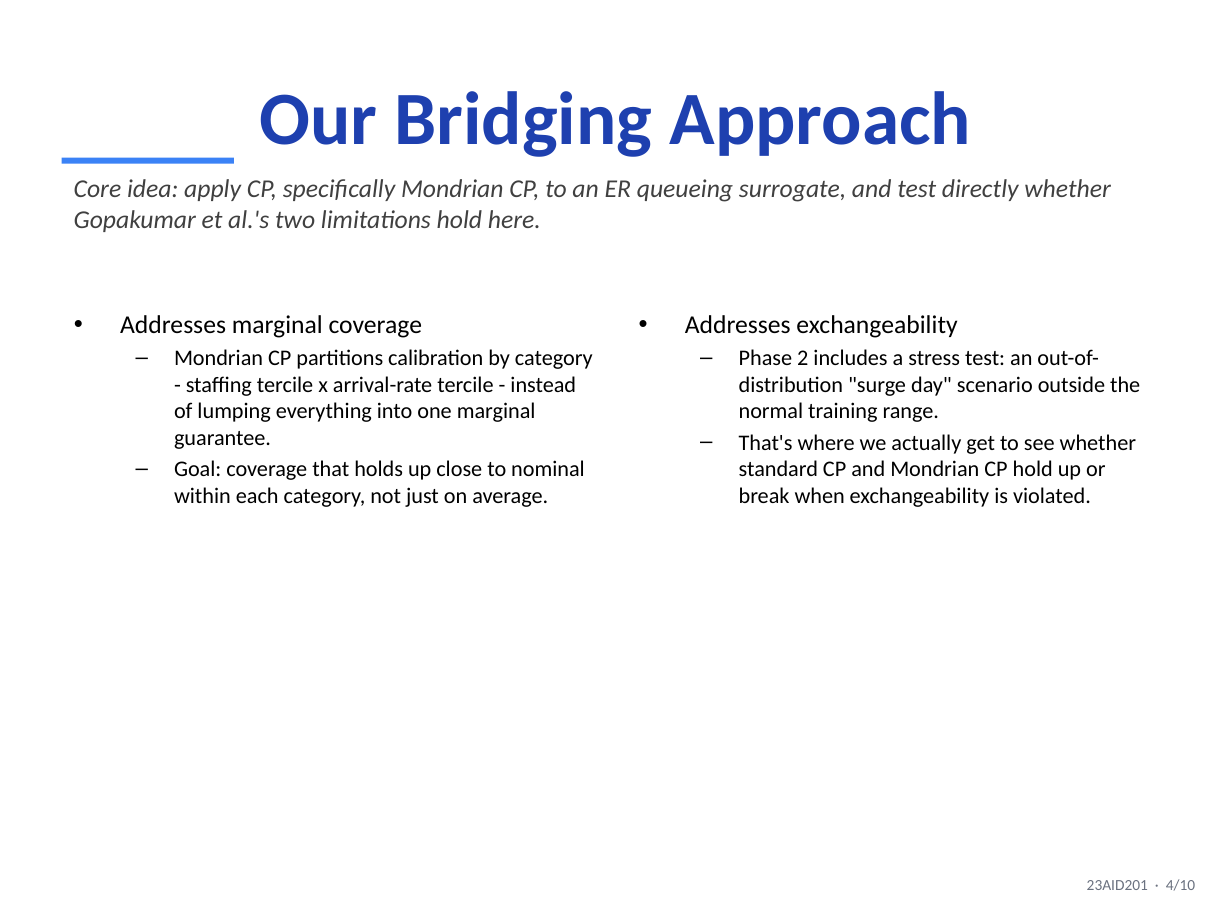
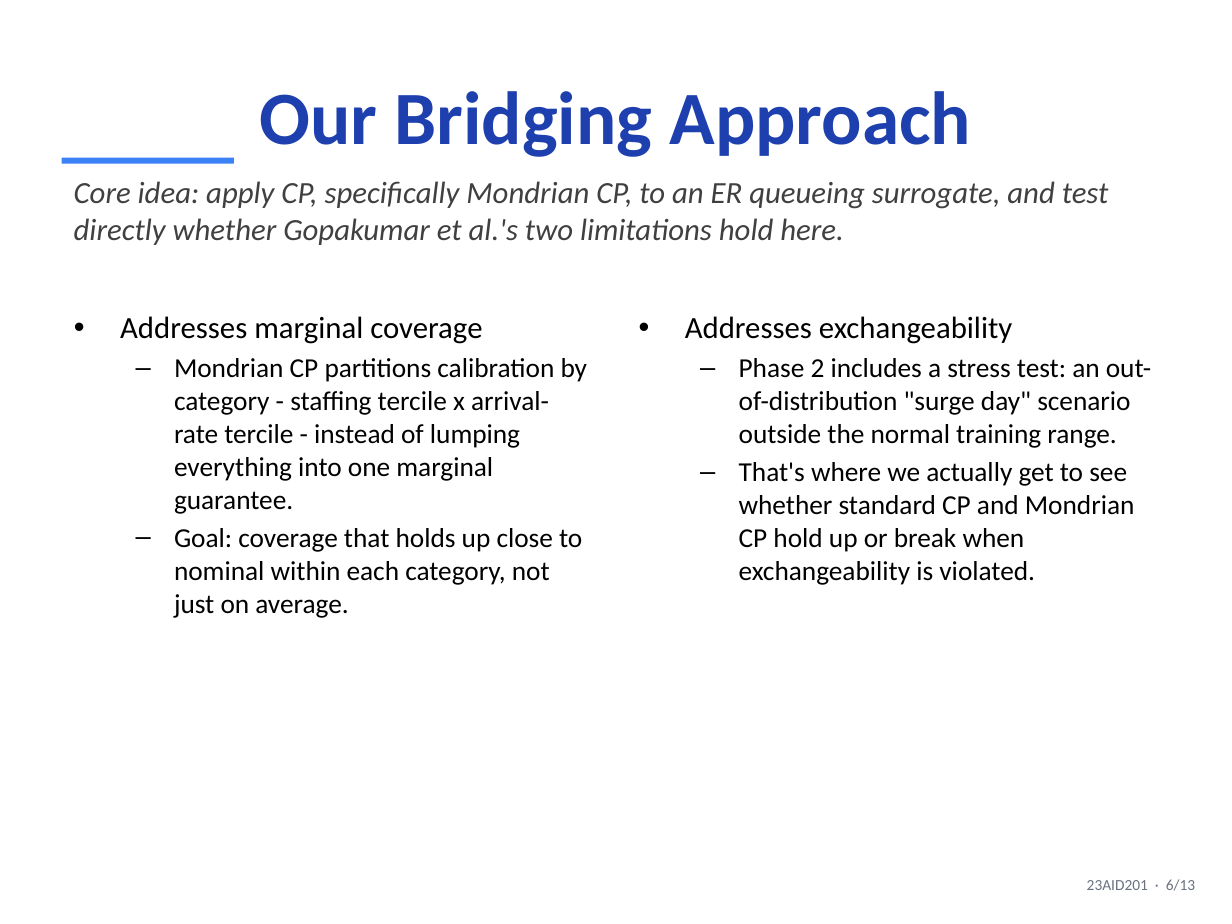
Before and after one commit to DUNE-ODYSSEY/Mondrian-Conformal-Prediction-On-Discrete-Event-Simulation, a slide deck: slide 6 of slides/mid_sem_presentation.pptx (slide 4 before the commit). Drawn at 1232x924 pixels with LibreOffice and Linux fonts; fonts in the diff are those of the drawing. Boxes give left, top, right and bottom in pixels: in the first picture for what was removed or moved away, otherwise in the second. Text is boxed around its words. In the diff, an @@ line names an element or a change of style, - is before the commit and + after.

```diff
--- a/slides/mid_sem_presentation.pptx
+++ b/slides/mid_sem_presentation.pptx
@@ text "Core idea: apply CP, specifically ..." at [74, 181, 1109, 245]: size 15 to 18 pt @@
@@ text "Addresses marginal coverage" at [120, 316, 588, 618]: size 15 to 18 pt in "Addresses marginal coverage"; size 13 to 16 pt in "Mondrian CP partitions calibration by category - ...", "Goal: coverage that holds up close to ..." @@
@@ text "Addresses exchangeability" at [685, 316, 1151, 585]: size 15 to 18 pt in "Addresses exchangeability"; size 13 to 16 pt in "Phase 2 includes a stress test: an ...", "That's where we actually get to see ..." @@
@@ text at [1087, 879, 1195, 891]: text changed @@
-23AID201 · 4/10
+23AID201 · 6/13
```
Also in this commit, not shown: 8 other slides changed, 3 slides added, 1 other file.
